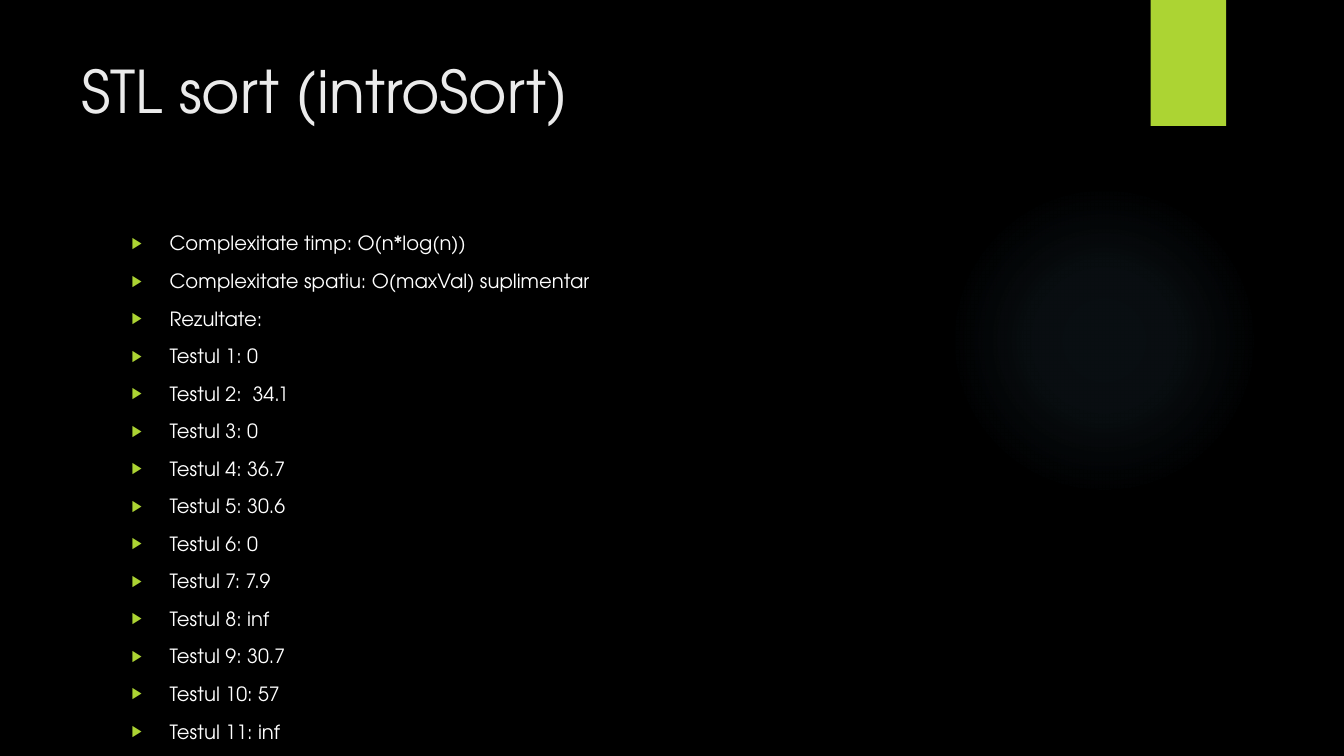
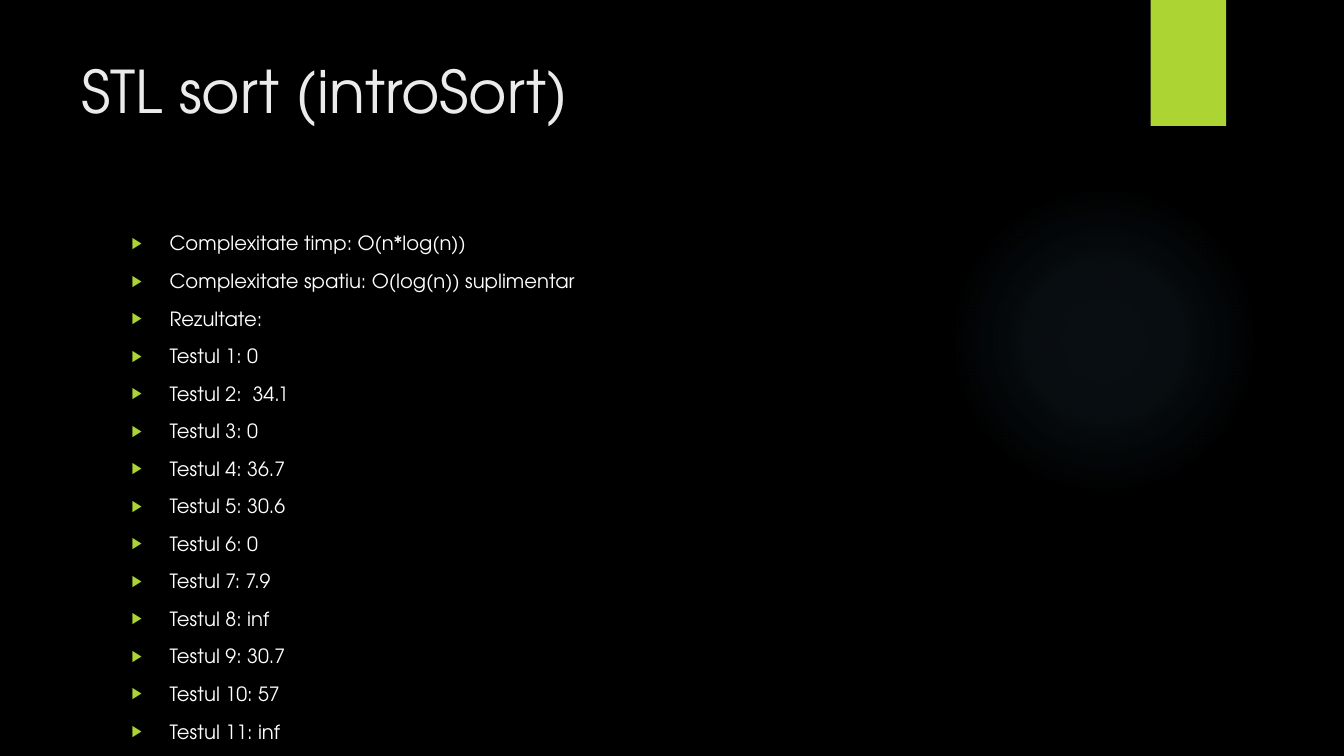
Before and after one commit to IonutAnghelina/Tema1-Sortari, a slide deck: slide 13 of Algoritmi de sortare a sirurilor de numere naturale.pptx. Drawn at 1344x756 pixels with LibreOffice and Linux fonts; fonts in the diff are those of the drawing; background and template pictures are left out. Boxes give left, top, right and bottom in pixels: in the first picture for what was removed or moved away, otherwise in the second. Text is boxed around its words. In the diff, an @@ line names an element or a change of style, - is before the commit and + after.

```diff
--- a/Algoritmi de sortare a sirurilor de numere naturale.pptx
+++ b/Algoritmi de sortare a sirurilor de numere naturale.pptx
@@ text at (x1=170, y1=273, x2=574, y2=293): text changed @@
-▶ Complexitate spatiu: O(maxVal) suplimentar
+▶ Complexitate spatiu: O(log(n)) suplimentar
```
Also in this commit, not shown: 2 other slides changed.
